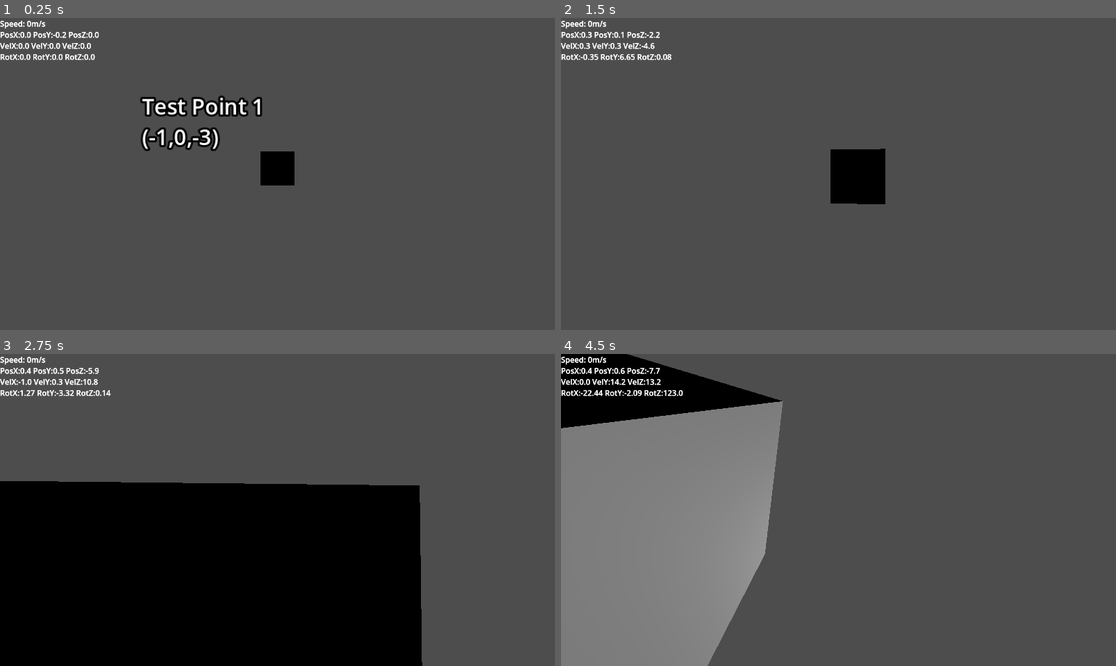
Above: before the commit, frames 1-4 (two rows, left to right).
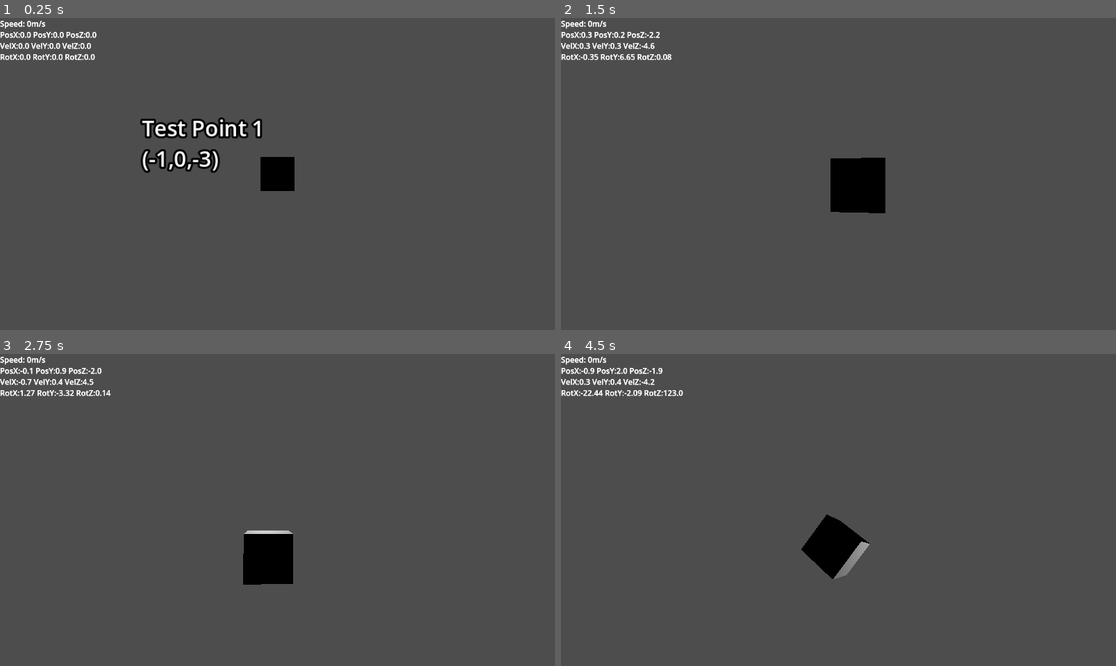
Above: after the commit, the same moments.

Repository: V3AI-Seven/gravity
Game: Godot game, scene res://MainArea/space.tscn
Same seed, same stepped clock (60 frames per second), same inputs: the game is played once before the commit and once after it.
Inputs (mouse positions are in pixels of both pictures, inside the frame that each line leads up to):
- Up to frame 1 (0.25 s): no input
- Up to frame 2 (1.5 s): tap Enter at 0.5 s; move the mouse to (866, 174) at 0.52 s; hold W from 0.53 s (still down); tap 1 at 0.6 s; tap Space at 0.77 s; move the mouse to (810, 174) at 1.27 s; tap V at 1.35 s
- Up to frame 3 (2.75 s): keep holding W; tap Space at 1.52 s; move the mouse to (288, 503) at 2.02 s; tap 2 at 2.1 s
- Up to frame 4 (4.5 s): keep holding W; move the mouse to (832, 516) at 2.77 s; tap Q at 2.85 s; tap Space at 3.02, 3.77 s; move the mouse to (877, 513) at 3.52 s; hold E 3.53-4.28 s; move the mouse to (794, 506) at 4.27 s; tap Ctrl at 4.35 s

The runs differ from the first frame. In frame 1, 3.2% of the frame differs, in the area x 9-54%, y 4-56%; in frame 2, 0.6%; in frame 3, 43%, in the area x 0-77%, y 4-100%; in frame 4, 35%.

Commit message:
Kind of working bounce

Diff:
--- a/MainArea/Scripts/space_ship.gd
+++ b/MainArea/Scripts/space_ship.gd
@@ -109,16 +109,21 @@
 	target_velocity *= natural_deceleration #Natural deceleration
 
 	velocity = target_velocity
-	velocity += get_gravity() #Apply gravity
+	velocity += get_gravity() * delta #Apply gravity
 
-	bounces = 0
-	remaining = velocity * delta
 
-	impact = move_and_collide(remaining) #Built in function to have nice movement, velocity, and collision
+	impact = move_and_collide(velocity*delta) #Built in function to have nice movement, velocity, and collision
 
 	if impact != null:
-		velocity = velocity.bounce(impact.get_normal())
-		remaining = impact.get_remainder()
+		var collider = impact.get_collider()
+		var bounce = collider.physics_material_override.bounce
+
+		var impact_normal = impact.get_normal()
+		impact_normal *= bounce
+		impact_normal = impact_normal.normalized()
+
+		velocity = velocity.bounce(impact_normal)
+		target_velocity = velocity
 
 		impact = null
-		impact = move_and_collide(remaining)
+		impact = move_and_collide(velocity*delta)
--- a/MainArea/space.tscn
+++ b/MainArea/space.tscn
@@ -1,7 +1,8 @@
-[gd_scene load_steps=15 format=3 uid="uid://bbcw7e4pu05ch"]
+[gd_scene load_steps=16 format=3 uid="uid://bbcw7e4pu05ch"]
 
 [ext_resource type="Script" uid="uid://dw72my3vedlan" path="res://MainArea/space.gd" id="1_naoou"]
 [ext_resource type="Script" uid="uid://clumkh3ep2s8r" path="res://MainArea/Scripts/space_ship.gd" id="2_naoou"]
+[ext_resource type="Script" uid="uid://c0kwrahq1ertb" path="res://MainArea/test_planet.gd" id="3_7fetd"]
 
 [sub_resource type="CylinderShape3D" id="CylinderShape3D_naoou"]
 height = 8192.0
@@ -27,7 +28,7 @@
 [sub_resource type="PhysicsMaterial" id="PhysicsMaterial_naoou"]
 resource_name = "StandardPlanetBounce"
 friction = 0.45
-bounce = 1.0
+bounce = 0.1
 
 [sub_resource type="SphereShape3D" id="SphereShape3D_7fetd"]
 radius = 200.0
@@ -173,12 +174,13 @@
 
 [node name="TestPlanet" type="RigidBody3D" parent="."]
 transform = Transform3D(1, 0, 0, 0, 1, 0, 0, 0, 1, 384, 128, 384)
-mass = 20000.0
+mass = 200000000.0
 physics_material_override = SubResource("PhysicsMaterial_naoou")
 gravity_scale = 0.0
 continuous_cd = true
 linear_damp_mode = 1
 linear_damp = 100.0
+script = ExtResource("3_7fetd")
 metadata/GravityRange = 350.0
 
 [node name="CollisionShape3D" type="CollisionShape3D" parent="TestPlanet"]
--- /dev/null
+++ b/MainArea/test_planet.gd
@@ -0,0 +1,4 @@
+extends RigidBody3D
+
+func _ready() -> void:
+	print(str(physics_material_override.bounce))
Not shown, added: MainArea/test_planet.gd.uid
